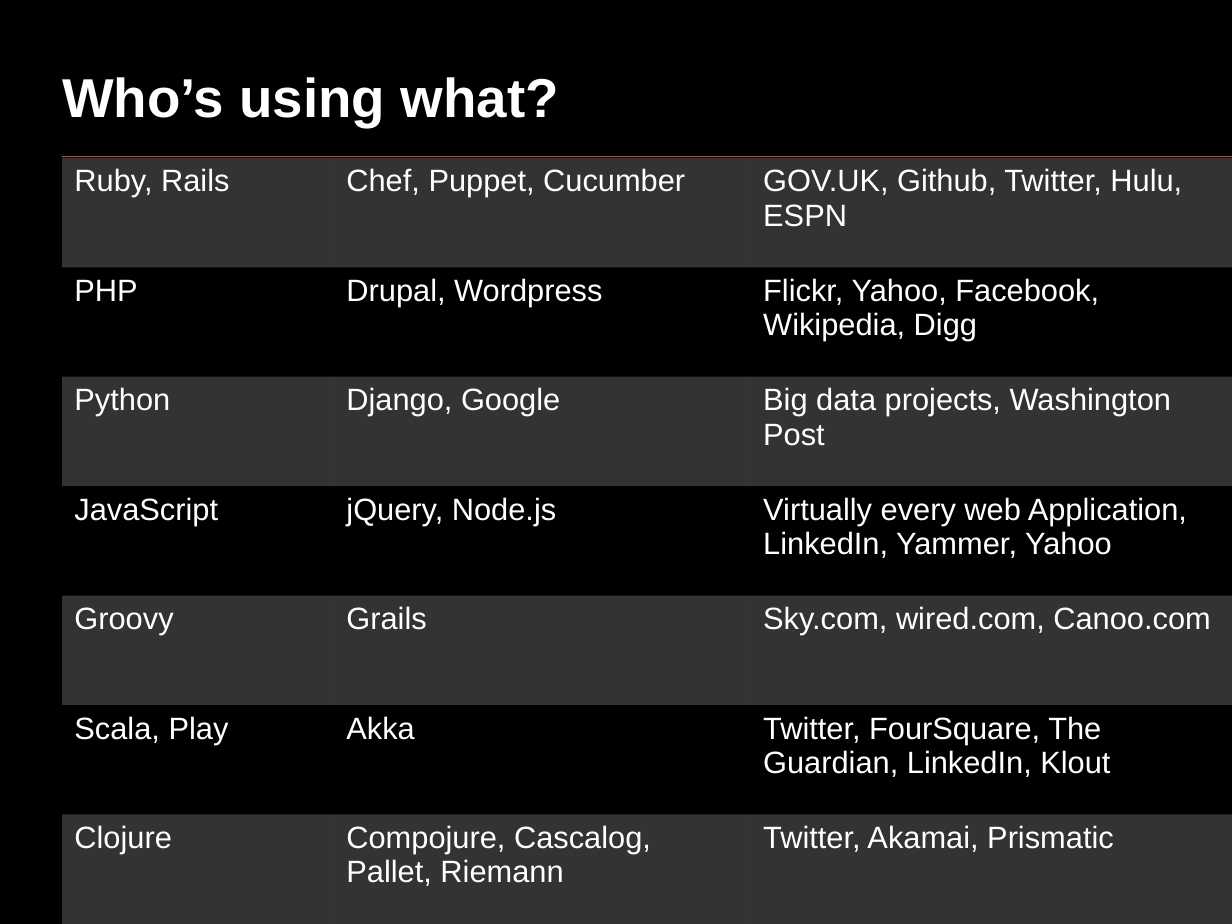
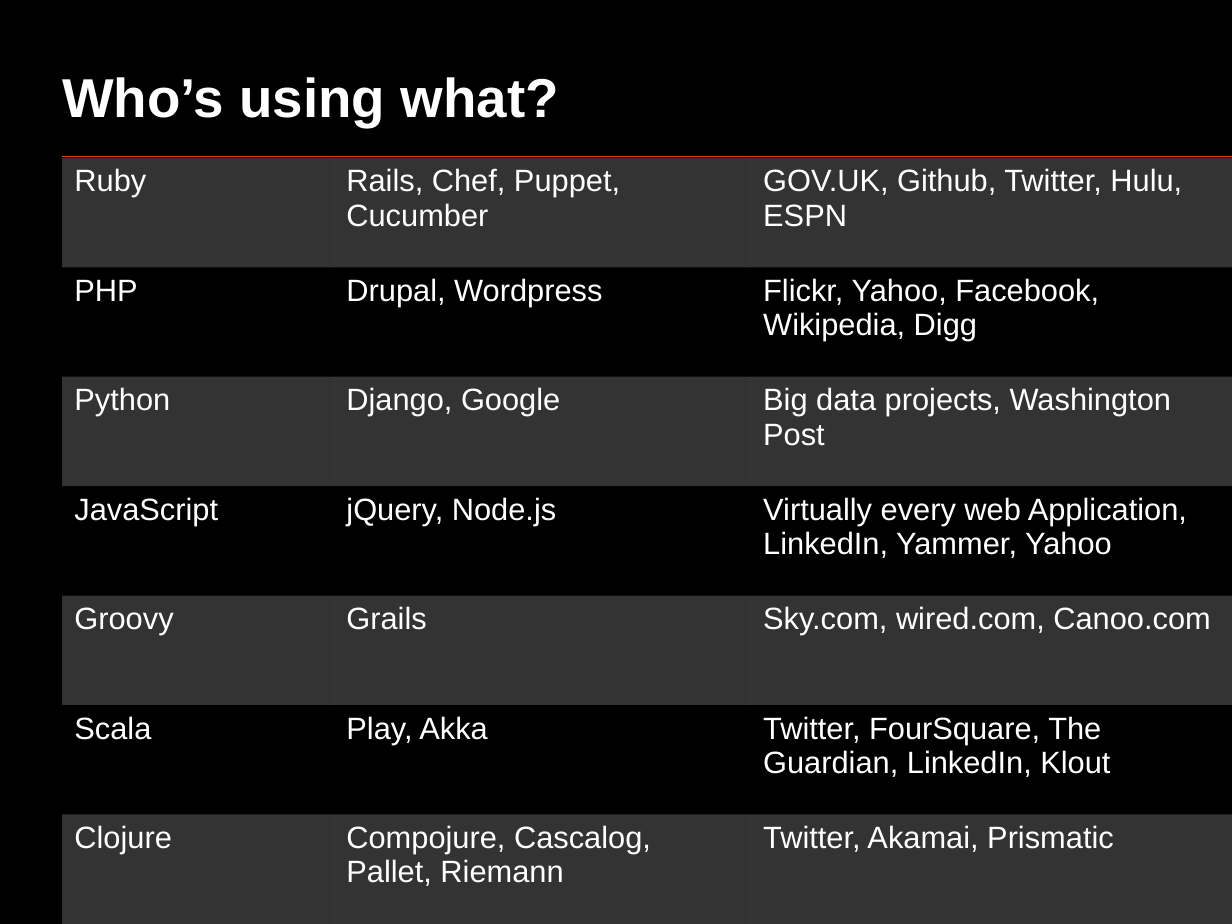
Before and after one commit to oscarrenalias/openslava-2013, a slide deck: slide 16 of Dynamic languages/OpenSlava 2013 - Dynamic languages.pptx. Drawn at 1232x924 pixels with LibreOffice and Linux fonts; fonts in the diff are those of the drawing. Boxes give left, top, right and bottom in pixels: in the first picture for what was removed or moved away, otherwise in the second. Text is boxed around its words. In the diff, an @@ line names an element or a change of style, - is before the commit and + after.

```diff
--- a/Dynamic languages/OpenSlava 2013 - Dynamic languages.pptx
+++ b/Dynamic languages/OpenSlava 2013 - Dynamic languages.pptx
@@ table at [62,158,1232,924] @@
-row 1, column 1: Ruby, Rails
+row 1, column 1: Ruby
-row 1, column 2: Chef, Puppet, Cucumber
+row 1, column 2: Rails, Chef, Puppet, Cucumber
-row 6, column 1: Scala, Play
+row 6, column 1: Scala
-row 6, column 2: Akka
+row 6, column 2: Play, Akka
```
Also in this commit, not shown: 9 other slides changed, 1 slide added, 1 slide removed.
